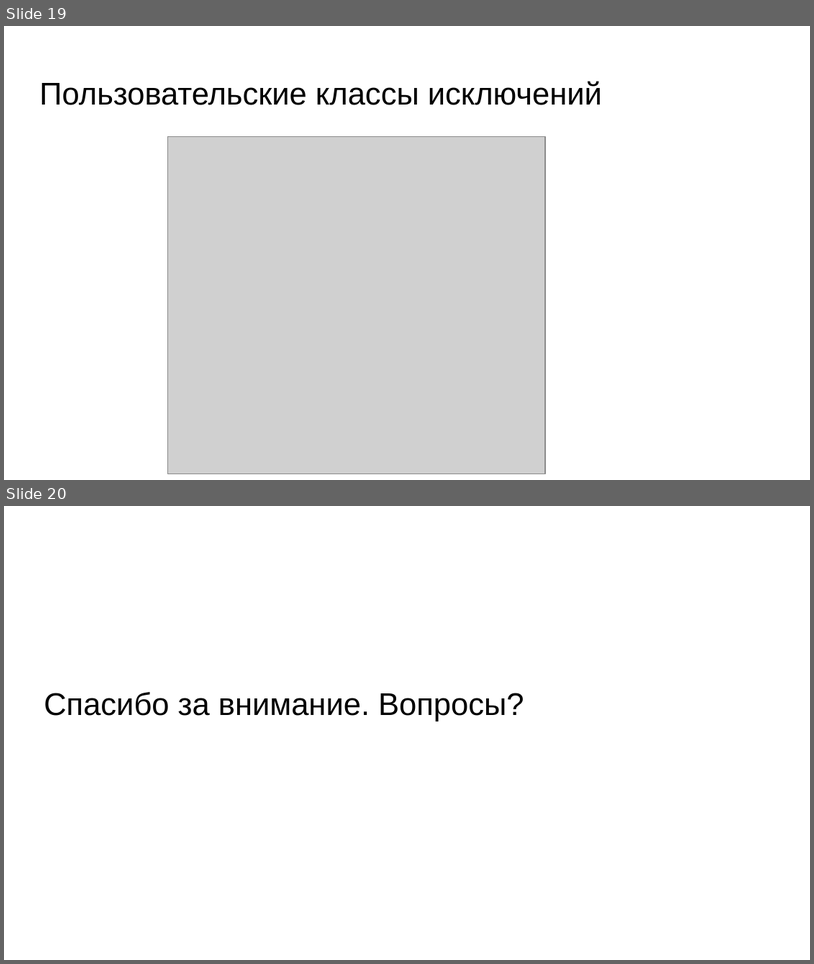
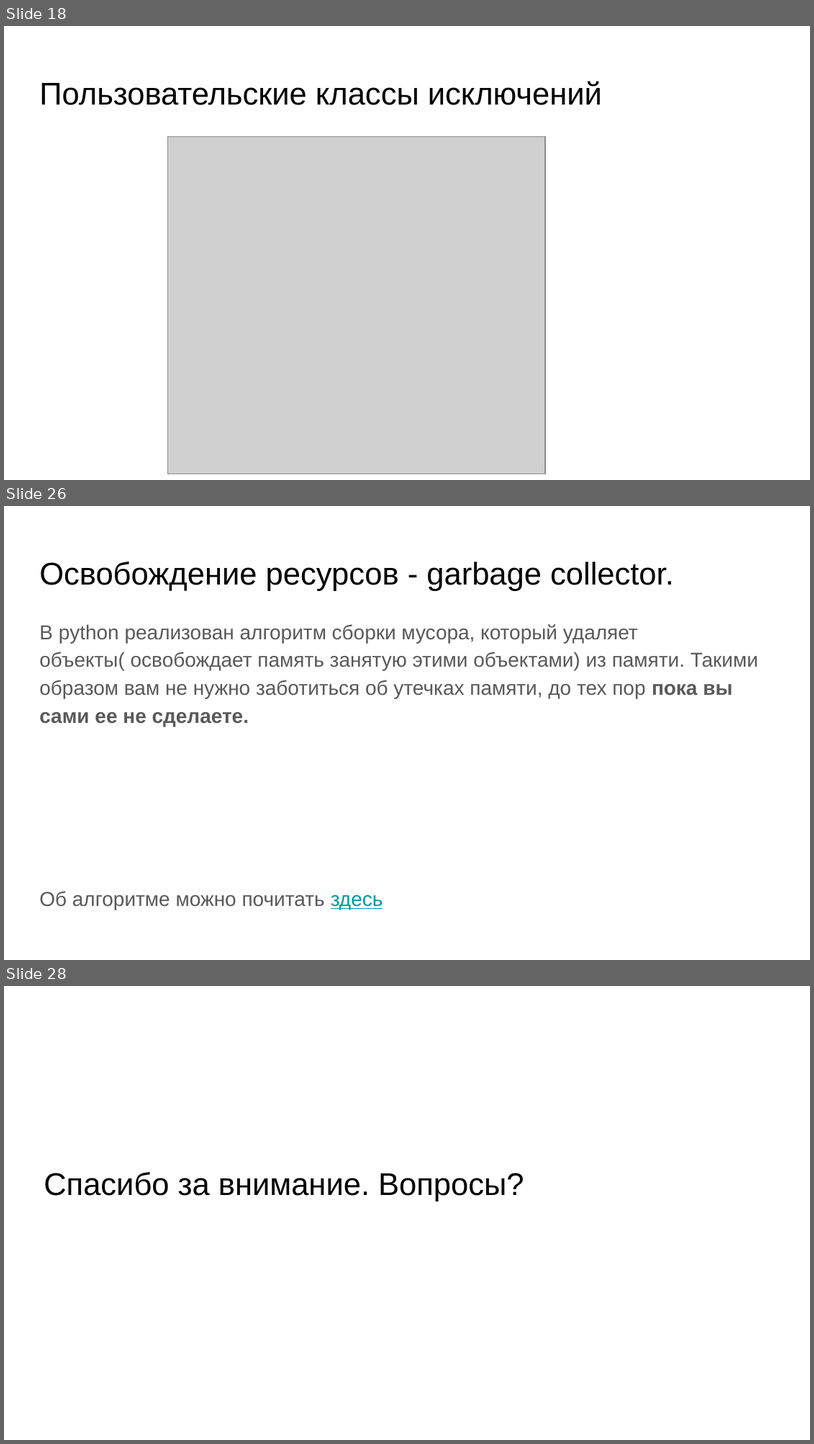
Before and after one commit to skhayrulin/python_course, a slide deck: lecture/Lecture11.pptx. Shown one above the other, each under a label of ours: slides 19 and 20 before the commit, slides 18, 26 and 28 after it; the slides between them are not shown. The pictures are 814x964 and 814x1444 pixels, drawn with LibreOffice and Linux fonts; fonts in the diff are those of the drawing; grey boxes stand for pictures. Boxes give left, top, right and bottom in pixels: in the first picture for what was removed or moved away, otherwise in the second. Text is boxed around its words. In the diff, an @@ line names an element or a change of style, - is before the commit and + after.

```diff
--- a/lecture/Lecture11.pptx
+++ b/lecture/Lecture11.pptx
@@ slide 26 added at <box>4,506,810,960</box>, background #FFFFFF @@
@@ title added at <box>39,561,674,591</box>, 28 pt, text #000000 @@
+Освобождение ресурсов - garbage collector.
@@ text added at <box>39,624,759,909</box>, 18 pt, text #595959 @@
+В python реализован алгоритм сборки мусора, который удаляет объекты( освобождает память занятую этими объектами) из памяти. Такими образом вам не нужно заботиться об утечках памяти, до тех пор пока вы сами ее не сделаете.
+Об алгоритме можно почитать здесь
@@ what was slide 19 is now slide 18 @@
@@ what was slide 20 is now slide 28 @@
```
Also in this commit, not shown: 4 slides changed, 13 other slides added, 6 slides removed, 3 other files.
